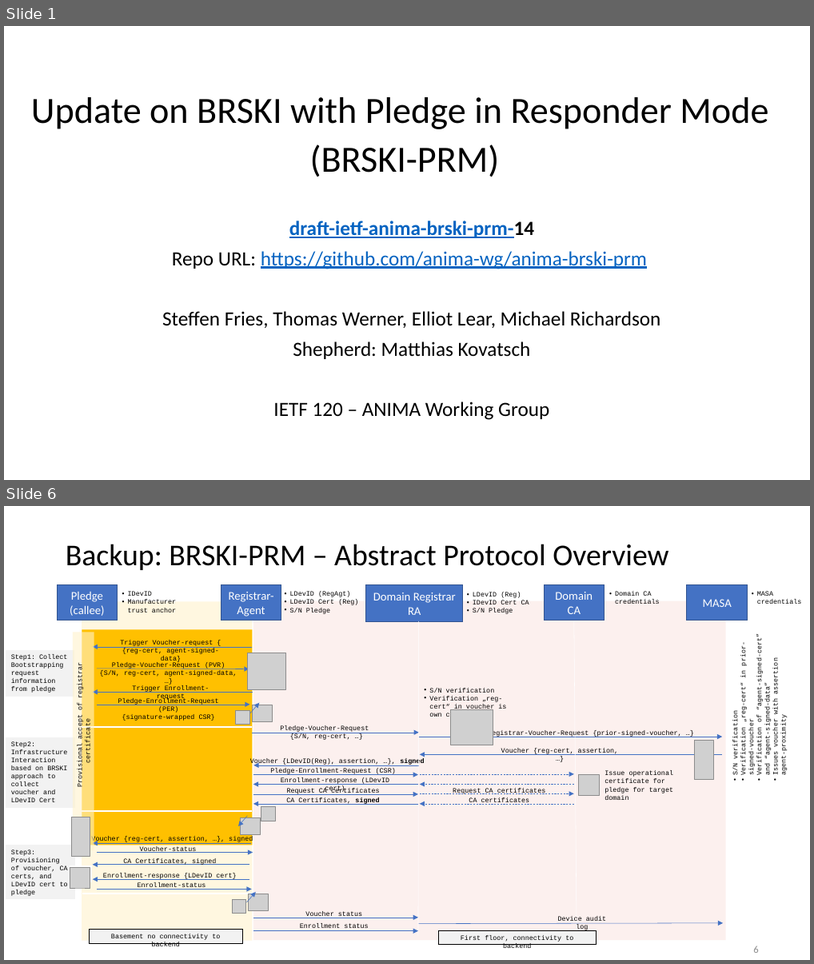
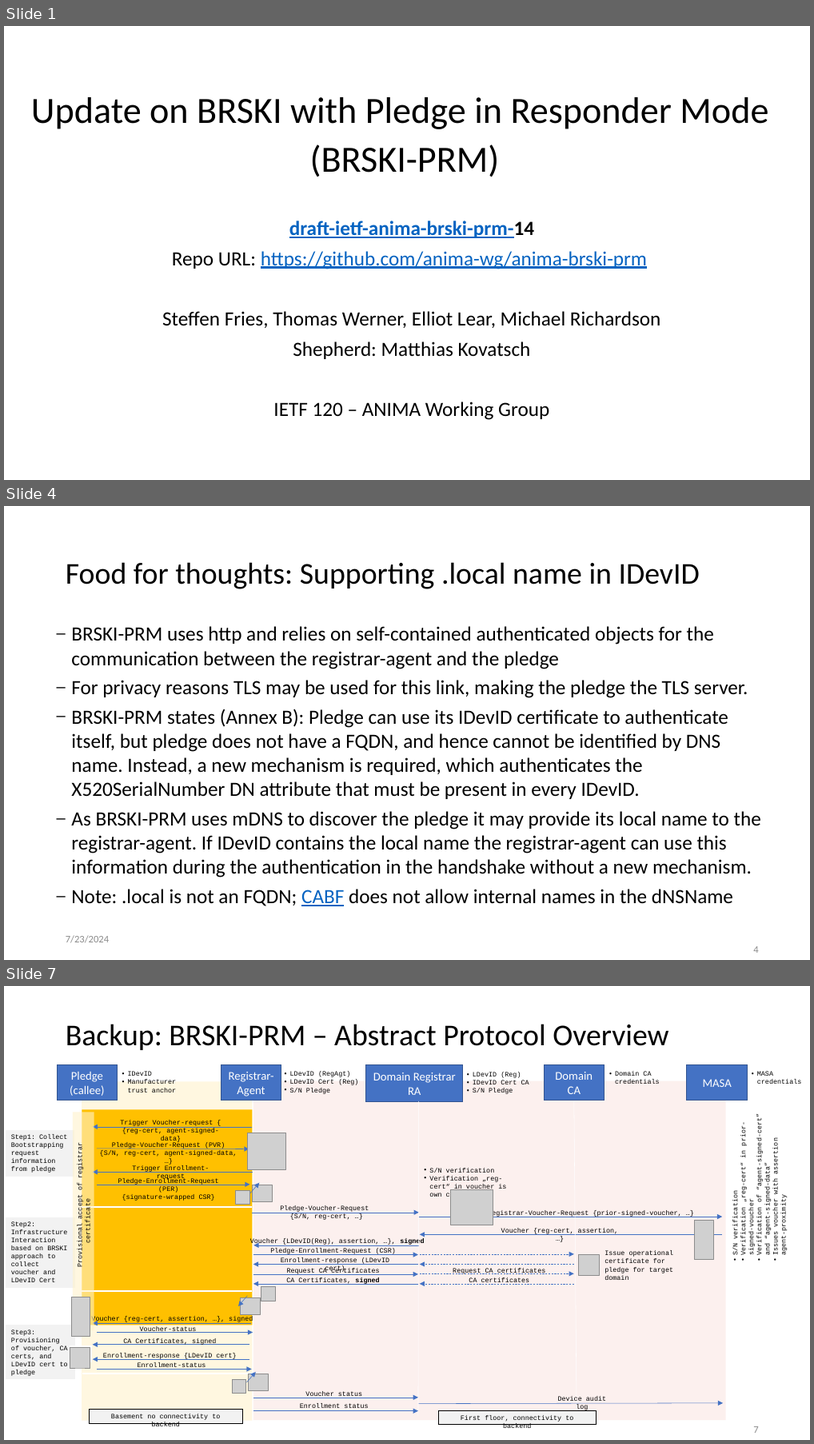
Before and after one commit to anima-wg/anima-brski-prm, a slide deck: presentations/slides-120-anima-update-brski-with-pledge-in-responder-mode-brski-prm.pptx. Shown one above the other, each under a label of ours: slides 1 and 6 before the commit, slides 1, 4 and 7 after it; the slides between them are not shown. The pictures are 814x964 and 814x1444 pixels, drawn with LibreOffice and Linux fonts; fonts in the diff are those of the drawing; grey boxes stand for pictures. Boxes give left, top, right and bottom in pixels: in the first picture for what was removed or moved away, otherwise in the second. Text is boxed around its words. In the diff, an @@ line names an element or a change of style, - is before the commit and + after.

Commit message:
included IDevID in SAN question

```diff
--- a/presentations/slides-120-anima-update-brski-with-pledge-in-responder-mode-brski-prm.pptx
+++ b/presentations/slides-120-anima-update-brski-with-pledge-in-responder-mode-brski-prm.pptx
@@ slide 4 added at (x1=4, y1=506, x2=810, y2=960), background #FFFFFF @@
@@ title added at (x1=66, y1=562, x2=700, y2=589), 36 pt, text #000000 @@
+Food for thoughts: Supporting .local name in IDevID
@@ text added at (x1=71, y1=626, x2=762, y2=906), 24 pt, text #000000 @@
+– BRSKI-PRM uses http and relies on self-contained authenticated objects for the communication between the registrar-agent and the pledge
+– For privacy reasons TLS may be used for this link, making the pledge the TLS server.
+– BRSKI-PRM states (Annex B): Pledge can use its IDevID certificate to authenticate itself, but pledge does not have a FQDN, and hence cannot be identified by DNS name. Instead, a new mechanism is required, which authenticates the X520SerialNumber DN attribute that must be present in every IDevID.
+– As BRSKI-PRM uses mDNS to discover the pledge it may provide its local name to the registrar-agent. If IDevID contains the local name the registrar-agent can use this information during the authentication in the handshake without a new mechanism.
+– Note: .local is not an FQDN; CABF does not allow internal names in the dNSName
@@ text added at (x1=66, y1=935, x2=109, y2=943), 12 pt, text #8C8C8C @@
+7/23/2024
@@ page number added at (x1=754, y1=946, x2=758, y2=952), 12 pt, text #8C8C8C @@
+4
@@ what was slide 6 is now slide 7 @@
@@ page number at (x1=754, y1=1426, x2=758, y2=1432): text changed @@
-6
+7
```
Also in this commit, not shown: 4 slides changed.
